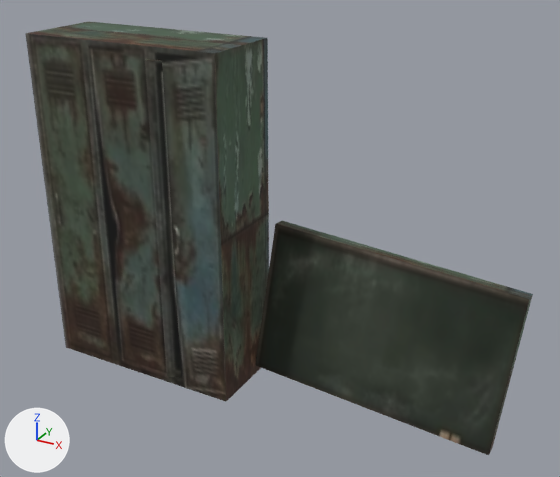
An edit to the glTF model assets/models/sf/sf_dented_locker_set.glb, drawn before and after from the same camera.
Before and after are seen from a 50 mm lens placed at (2.54, -3.19, 2.52), pointed at (0.77, 0.03, 0.91). Every picture has the same lights, and +X, +Y and +Z are marked at lower left. The picture after the commit comes second. Where no turn or scale is listed for an object, it has been applied to the vertices. Vertices at exactly the same position are counted once.

Names of what the first picture shows: 'DentedSteelLockersAndBoard_AnimPart', 'DentedSteelLockersAndBoard_Root'.
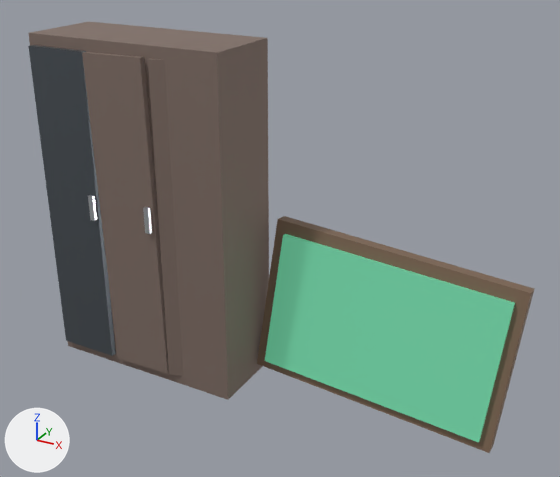
Location of each change, (x1, y1, x2, y2) in pixels of the pictures (560 x 477 px; the box of a moved part takes in the faces that stretch with it):
'DentedSteelLockersAndBoard_Root', reshaped: before (25, 22, 533, 455); after (28, 22, 534, 453)
'DentedSteelLockersAndBoard_AnimPart', reshaped: before (145, 59, 181, 378); after (148, 58, 183, 376)
part 1 of me_dentedsteellockersandboard_staticmesh, added: after (28, 45, 116, 356)
part 2 of me_dentedsteellockersandboard_staticmesh, added: after (88, 195, 97, 221)
part 3 of me_dentedsteellockersandboard_staticmesh, added: after (143, 207, 152, 234)
part 4 of me_dentedsteellockersandboard_staticmesh, moved or reshaped: before (255, 221, 533, 455); after (257, 216, 534, 453)
part 5 of me_dentedsteellockersandboard_staticmesh, built on: after (82, 52, 515, 443)
part 6 of me_dentedsteellockersandboard_staticmesh, recoloured (lighter): (28, 22, 269, 400) in both

The change, as a diff of the scene's bpy script:
```diff
--- a/assets/models/sf/sf_dented_locker_set.glb.py
+++ b/assets/models/sf/sf_dented_locker_set.glb.py
@@ mat_rustedsteel @@
+mat_rustedsteel = principled_material('RustedSteel')
+mat_rustedsteel.base_color = (0.28, 0.21, 0.18)  # brown #907e76
+mat_rustedsteel.metallic = 0.52
+mat_rustedsteel.roughness = 0.72
@@ me_dentedsteellockersandboard_staticmesh @@
-me_dentedsteellockersandboard_staticmesh.from_pydata(...)  # 16 vertices, 24 faces; spans x -0.58..2.01, y -0.24..0.26, z -0.05..1.88
+me_dentedsteellockersandboard_staticmesh.from_pydata(...)  # 56 vertices, 84 faces; spans x -0.58..2.01, y -0.27..0.28, z -0.05..1.88
+# me_dentedsteellockersandboard_staticmesh part 1: a new loose piece, a box spanning x -0.56..-0.2, y -0.25..-0.22, z 0.06..1.82, in mat_wroughtiron (grey #656c73)
+# me_dentedsteellockersandboard_staticmesh part 2: a new loose piece, a box spanning x -0.24..-0.21, y -0.27..-0.25, z 0.92..1.06, in mat_brushedsteel (light grey #ced4d8)
+# me_dentedsteellockersandboard_staticmesh part 3: a new loose piece, a box spanning x 0.13..0.16, y -0.27..-0.25, z 0.92..1.06, in mat_brushedsteel (light grey #ced4d8)
+# me_dentedsteellockersandboard_staticmesh part 4: the loose piece of 8 vertices spanning x 0.59..2.01, y 0.06..0.26, z -0.05..0.91 is moved by (0.0, 0.02, 0.01), in mat_darkwalnut (brown #816955)
+# me_dentedsteellockersandboard_staticmesh part 5
+# 4 vertices in x -0.58..0.58, y -0.24, z 0.0..1.88 move by (0.0, 0.02, 0.0)
+# 16 vertices are added at x -0.2..1.95, y -0.25..0.19, z 0.01..1.82
+# 12 new faces join them, mat_rustedsteel (brown #907e76)
+# 12 new faces join them, mat_bankergreen (green #61ad8b, glowing green #458969)
+# me_dentedsteellockersandboard_staticmesh part 6: 12 faces spanning x -0.58..0.58, y -0.22..0.24, z 0.0..1.88 switch from mat_dentedsteellockersandboard_mat (picture img_image_0) to mat_rustedsteel (brown #907e76)
+me_dentedsteellockersandboard_staticmesh.materials.append(mat_wroughtiron)  # grey #656c73
+me_dentedsteellockersandboard_staticmesh.materials.append(mat_brushedsteel)  # light grey #ced4d8
+me_dentedsteellockersandboard_staticmesh.materials.append(mat_darkwalnut)  # brown #816955
+me_dentedsteellockersandboard_staticmesh.materials.append(mat_bankergreen)  # green #61ad8b, glowing green #458969
@@ me_dentedsteellockersandboard_animmesh @@
-me_dentedsteellockersandboard_animmesh.from_pydata(...)  # 8 vertices, 12 faces; spans x -0.01..0.34, y -0.02..0.14, z -0.88..0.88
+me_dentedsteellockersandboard_animmesh.from_pydata(...)  # 16 vertices, 24 faces; spans x -0.01..0.34, y -0.02..0.14, z -0.88..0.88
+# me_dentedsteellockersandboard_animmesh part 7: 12 faces spanning x -0.01..0.34, y -0.02..0.14, z -0.88..0.88 switch from mat_dentedsteellockersandboard_mat (picture img_image_0) to mat_rustedsteel (brown #907e76)
+# edits to the shape of me_dentedsteellockersandboard_animmesh do not show in these pictures
+me_dentedsteellockersandboard_animmesh.materials.append(mat_brushedsteel)  # light grey #ced4d8
```
